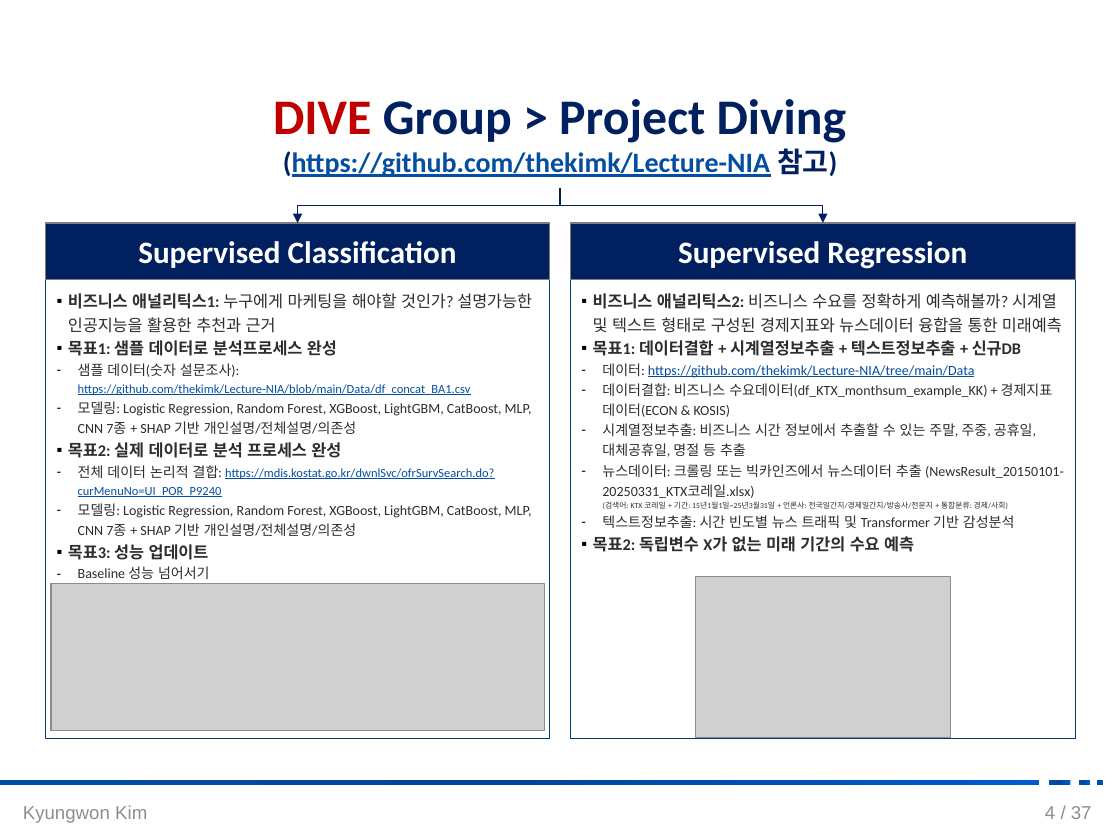
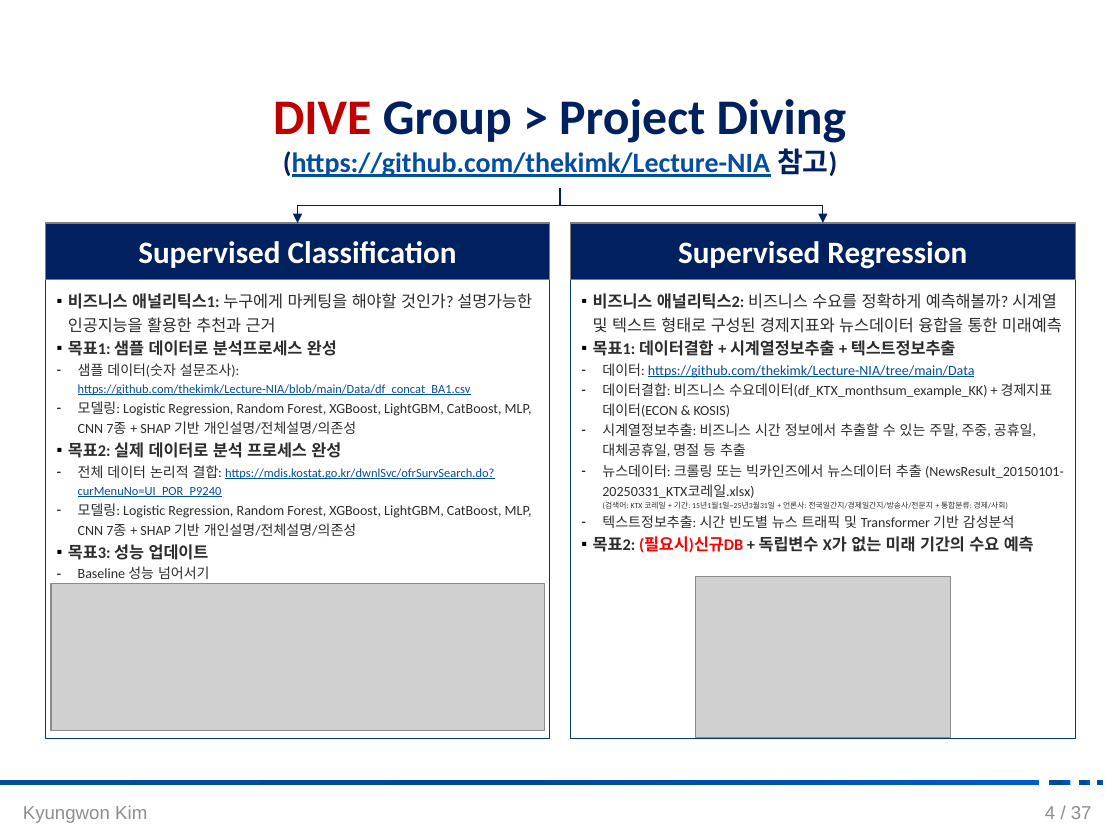
Before and after one commit to DataWizardd/DEBA-Research, a slide deck: slide 5 of [Document]/소개운영자료/[DIVE_운영방향_김경원교수].pptx. Drawn at 1120x840 pixels with LibreOffice and Linux fonts; fonts in the diff are those of the drawing; grey boxes stand for pictures; background and template pictures are left out. Boxes give left, top, right and bottom in pixels: in the first picture for what was removed or moved away, otherwise in the second. Text is boxed around its words. In the diff, an @@ line names an element or a change of style, - is before the commit and + after.

```diff
--- a/[Document]/소개운영자료/[DIVE_운영방향_김경원교수].pptx
+++ b/[Document]/소개운영자료/[DIVE_운영방향_김경원교수].pptx
@@ text at (593,340,956,356): text changed @@
-▪ 목표1: 데이터결합 + 시계열정보추출 + 텍스트정보추출 + 신규DB
+▪ 목표1: 데이터결합 + 시계열정보추출 + 텍스트정보추출
@@ text at (593,536,1034,553): text changed @@
-▪ 목표2: 독립변수 X가 없는 미래 기간의 수요 예측
+▪ 목표2: (필요시)신규DB + 독립변수 X가 없는 미래 기간의 수요 예측
```
Also in this commit, not shown: 2 other files.
